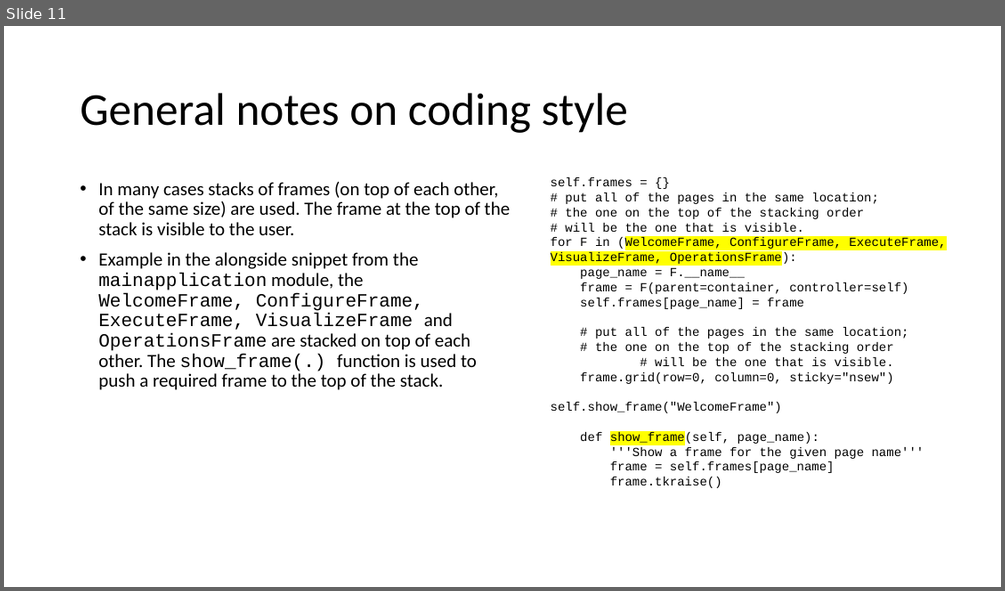
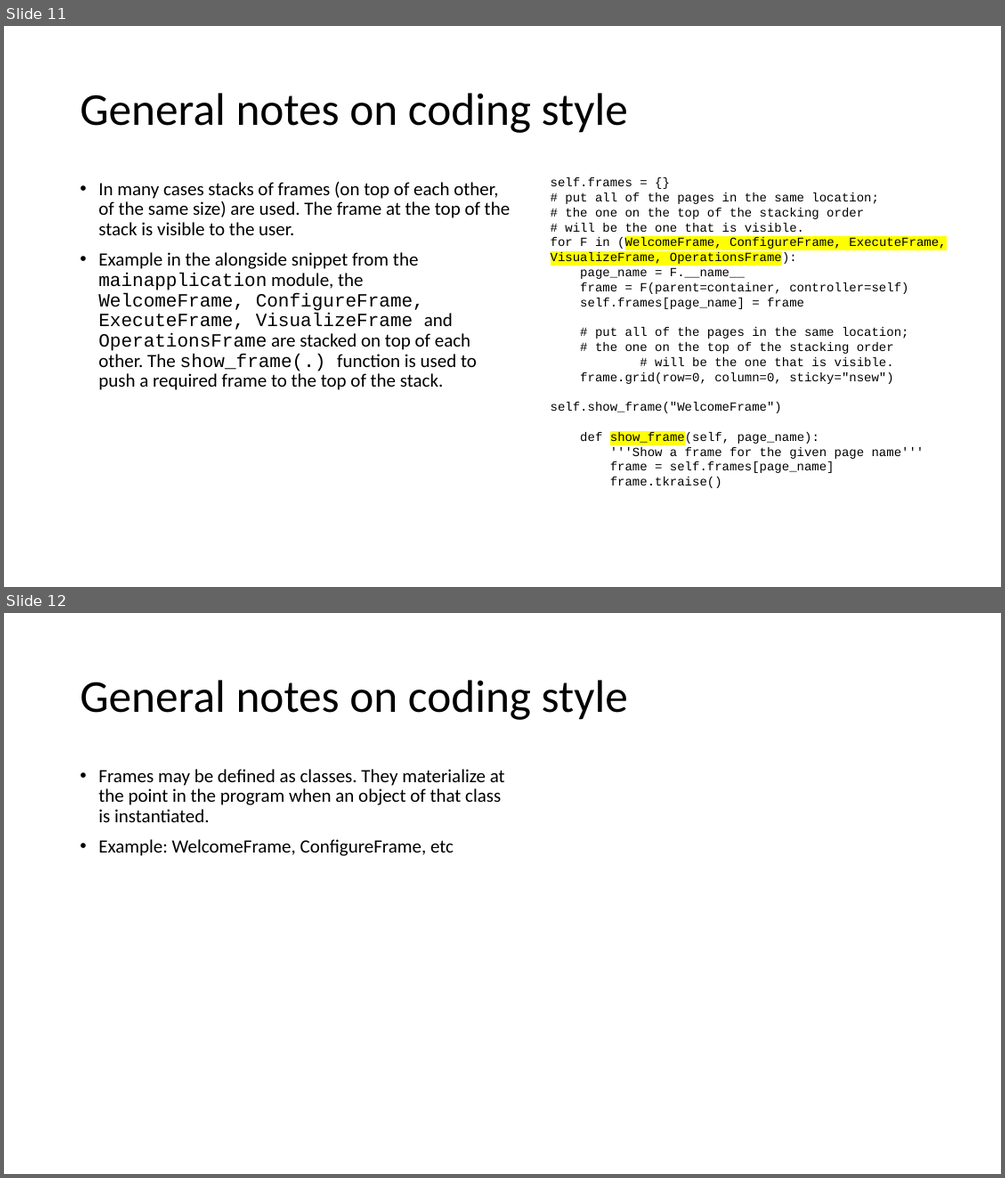
Before and after one commit to EarthObservationSimulator/eosim-gui, a slide deck: docs/codebase_description.pptx. Shown one above the other, each under a label of ours: slide 11 before the commit, slides 11 and 12 after it. The pictures are 1005x591 and 1005x1178 pixels, drawn with LibreOffice and Linux fonts; fonts in the diff are those of the drawing. Boxes give left, top, right and bottom in pixels: in the first picture for what was removed or moved away, otherwise in the second. Text is boxed around its words. In the diff, an @@ line names an element or a change of style, - is before the commit and + after.

```diff
--- a/docs/codebase_description.pptx
+++ b/docs/codebase_description.pptx
@@ slide 12 added at box(4, 613, 1001, 1174), background #FFFFFF @@
@@ title added at box(80, 680, 628, 720), 44 pt, text #000000 @@
+General notes on coding style
@@ text added at box(98, 769, 505, 856), 18 pt, text #000000 @@
+• Frames may be defined as classes. They materialize at the point in the program when an object of that class is instantiated.
+• Example: WelcomeFrame, ConfigureFrame, etc
```
Also in this commit, not shown: 3 other files.
